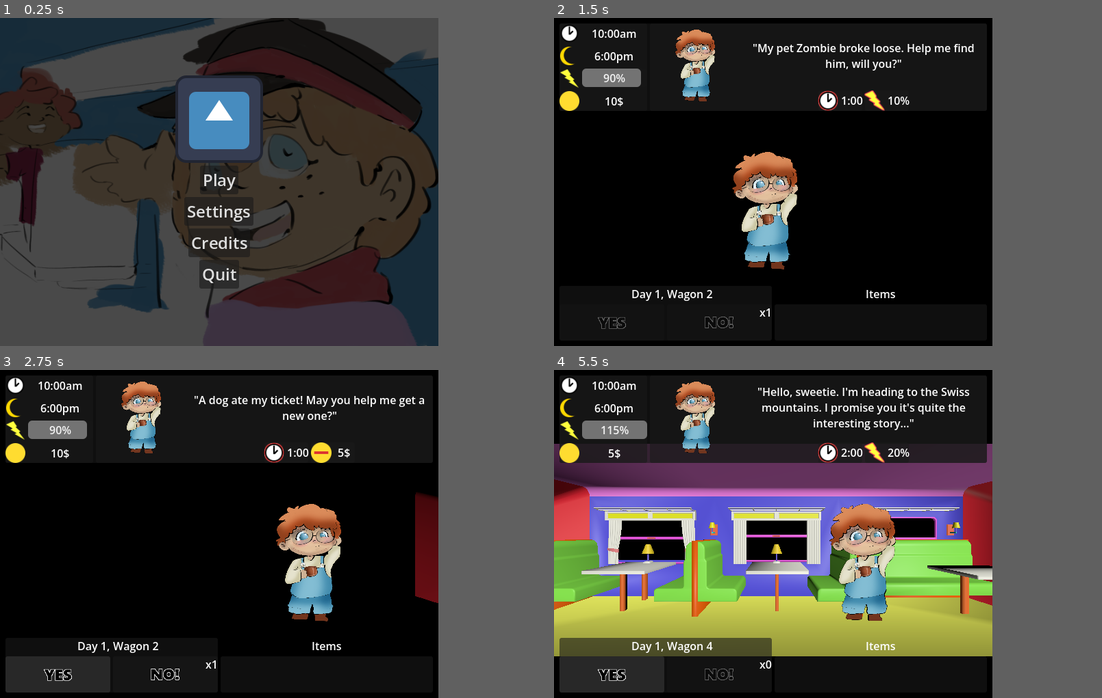
Above: before the commit, frames 1-4 (two rows, left to right).
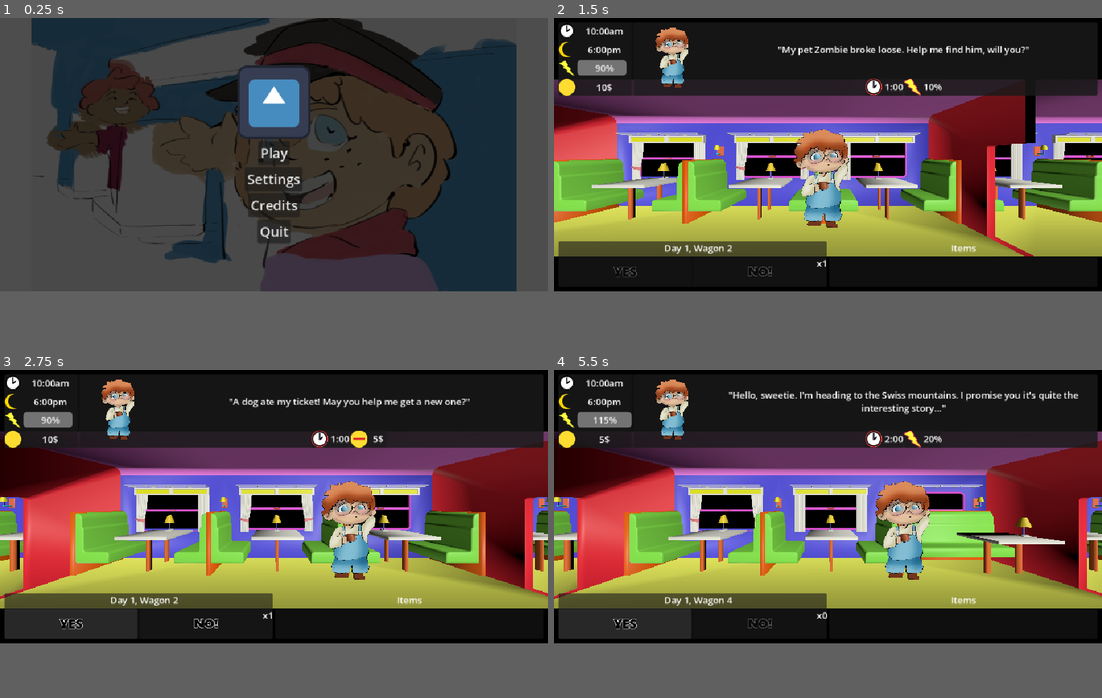
Above: after the commit, the same moments.

Repository: Smg065/WGJ2026
Game: Godot game, scene res://Scenes/MainMenu.tscn
Same seed, same stepped clock (60 frames per second), same inputs: the game is played once before the commit and once after it. The engine's default icon, where the game draws it, is replaced by a stand-in: a white triangle on a blue panel in a dark square.
Inputs (mouse positions are in pixels of both pictures, inside the frame that each line leads up to; where the layout moved, square brackets give the same spot in the first picture):
- Up to frame 1 (0.25 s): no input
- Up to frame 2 (1.5 s): click "Play" at 0.5 s; click (608, 323) [614, 323] at 1.25 s
- Up to frame 3 (2.75 s): no input
- Up to frame 4 (5.5 s): click "x1" at 2.75 s; click (608, 675) [614, 675] at 4.25 s
In our replay, the window is 640x480 before the commit and 800x400 after it. These sizes can differ from the game's own. Grey fills any space a smaller window leaves; there, only what the larger window draws over its background counts as a difference.

The runs differ from the first frame. In frame 1, 48% of the frame differs, in the area x 0-100%, y 0-100%; in frame 2, 51%; in frame 3, 56%; in frame 4, 65%, in the area x 0-100%, y 2-99%.

Commit message:
ConfigChanges

Diff:
--- a/Scenes/Gameplay.tscn
+++ b/Scenes/Gameplay.tscn
@@ -705,6 +705,7 @@
 stream = ExtResource("19_rbnsi")
 autoplay = true
 bus = &"Music"
+playback_type = 1
 
 [connection signal="pressed" from="MainUI/UIVBox/BottomUI/YesNoPanel/BottomVBox/Buttons/YesButton" to="." method="yes_pressed"]
 [connection signal="pressed" from="MainUI/UIVBox/BottomUI/YesNoPanel/BottomVBox/Buttons/NoButton" to="." method="no_pressed"]
--- a/Scenes/MainMenu.tscn
+++ b/Scenes/MainMenu.tscn
@@ -239,6 +239,7 @@
 stream = ExtResource("4_ghw46")
 autoplay = true
 bus = &"Music"
+playback_type = 1
 
 [connection signal="pressed" from="TitleScreen/VBox/PlayButton" to="." method="play_pressed"]
 [connection signal="pressed" from="TitleScreen/VBox/SettingsButton" to="TitleScreen" method="hide"]
--- a/Scripts/TrainWagons.gd
+++ b/Scripts/TrainWagons.gd
@@ -9,7 +9,7 @@
 static var WAGON_MODELS : Array[PackedScene] = [
 	load("res://Models/Wagon_01.glb"),
 	load("res://Models/Wagon_02.glb"),
-	load("res://Models/Wagon_03.glb")
+	#load("res://Models/Wagon_03.glb")
 ]
 
 func set_train(wagonNum : int) -> void:
--- a/project.godot
+++ b/project.godot
@@ -11,10 +11,11 @@
 [application]
 
 config/name="No Training"
+config/version="0.1.0"
 run/main_scene="uid://omcdkcc7cmn"
 config/features=PackedStringArray("4.7", "GL Compatibility")
 boot_splash/bg_color=Color(0.16, 0.09933334, 0.056, 1)
-config/icon="res://icon.svg"
+config/icon="uid://cphoiq3fvm1el"
 
 [audio]
 
@@ -22,7 +23,7 @@
 
 [display]
 
-window/size/viewport_width=640
+window/size/viewport_width=960
 window/size/viewport_height=480
 window/stretch/mode="canvas_items"
 window/stretch/aspect="expand"
Not shown, changed: export_presets.cfg
